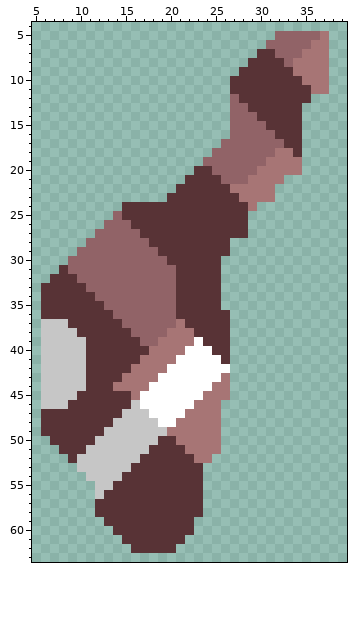
File history of a sprite sheet, sprites/blocks/turrets/3x3/Carnage-wing-l.png. The picture above was drawn from the file before the commit.
The file is 96x96 pixels. Shown: x 5..39, y 4..63.
Now the later version:
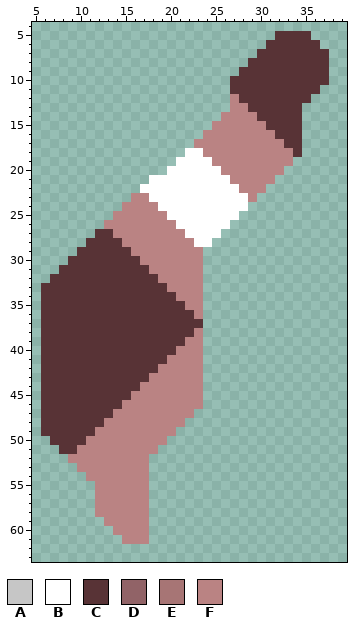
Palette (. is transparent): A #c6c6c6  B #ffffff  C #583336  D #916367  E #a77575  F #ba8383
From old to new:
Changed rows in their new state; - is an unchanged pixel.
first column x 6:
 5 --------------------------CCCC..
 6 -------------------------CCCCCC.
 7 --------------------------CCCCCC
 8 ---------------------------CCCCC
 9 ----------------------------CCCC
10 -----------------------------CCC
11 ------------------------------C.
12 ---------------------F----------
13 ---------------------FF---------
14 --------------------FFFF--------
15 -------------------FFFFFF-------
16 ------------------FFFFFFFF------
17 -----------------FFFFFFFFFF-----
18 ----------------BBFFFFFFFFFF----
19 ---------------BBBBFFFFFFFFF.---
20 --------------BBBBBBFFFFFFF..---
21 ------------BBBBBBBBBFFFFF.-----
22 -----------BBBBBBBBBBBFFF.------
23 ----------FFBBBBBBBBBBBF..------
24 ---------FFFFBBBBBBBBBB.--------
25 --------FFFFFFBBBBBBBB.---------
26 -------FFFFFFFFBBBBBB..---------
27 ------CCFFFFFFFFBBBB...---------
28 -----CCCCFFFFFFFFBB..-----------
29 ----CCCCCCFFFFFFFF...-----------
30 ---CCCCCCCCFFFFFFF..------------
31 ---CCCCCCCCCFFFFFF..------------
32 ----CCCCCCCCCFFFFF..------------
33 -----CCCCCCCCCFFFF..------------
34 ------CCCCCCCCCFFF..------------
35 -------CCCCCCCC-FF..------------
36 --------CCCCCCC--F...-----------
37 CCC------CCCCCCC--...-----------
38 CCCC------CCCCCCCF...-----------
39 CCCCC------CCCCCFF...-----------
40 CCCCC-------CCCFFF...-----------
41 CCCCC------CCCFFFF...-----------
42 CCCCC-----CCCFFFFF...-----------
43 CCCCC----CCCFFFFFF...-----------
44 CCCCC---CCCFFFFFFF...-----------
45 CCCC------FFFFFFFF...-----------
46 CCC------FFFFFFFFF..------------
47 --------FFFFFFFFF...------------
48 -------FFFFFFFFF....------------
49 ------FFFFFFFFF.....------------
50 -----FFFFFFFFF......------------
51 ----FFFFFFFFF.......------------
52 ---FFFFFFFFF.......-------------
53 ----FFFFFFFF......--------------
54 -----FFFFFFF......--------------
55 ------FFFFFF......--------------
56 ------FFFFFF......--------------
57 ------FFFFFF......--------------
58 ------FFFFFF......--------------
59 -------FFFFF.....---------------
60 --------FFFF.....---------------
61 ---------FFF....----------------
62 ----------.....-----------------
Where, in picture pixels (left, top, right, bottom), the same in both pictures:
changed: (266, 31, 329, 94)
changed: (41, 94, 302, 553)
